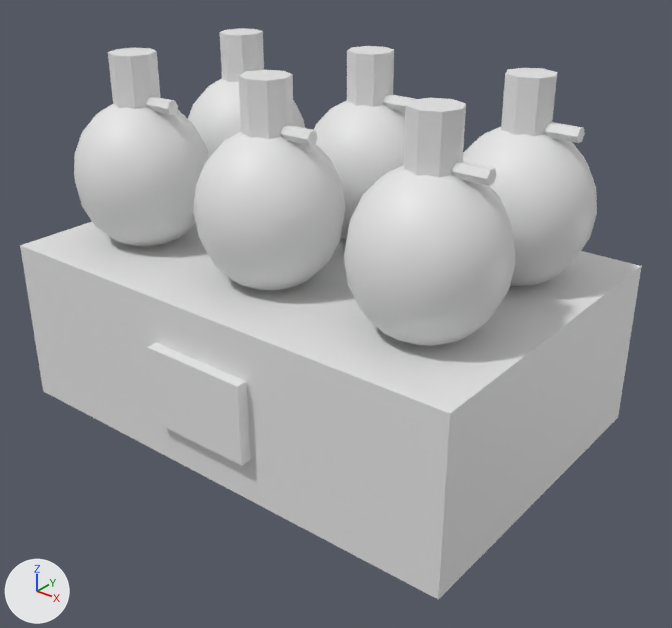
Before and after pictures for a commit that changed the glTF model godot/assets3d/props/jug_stack.glb.
One viewpoint serves both versions: a 50 mm camera at (0.955, -1.157, 0.914) aimed at (0.051, -0.027, 0.213). The lights are fixed; the arrows at lower left show +X, +Y and +Z. The older version comes first. Vertices at exactly the same position are counted once.

The first picture shows 'ob'.
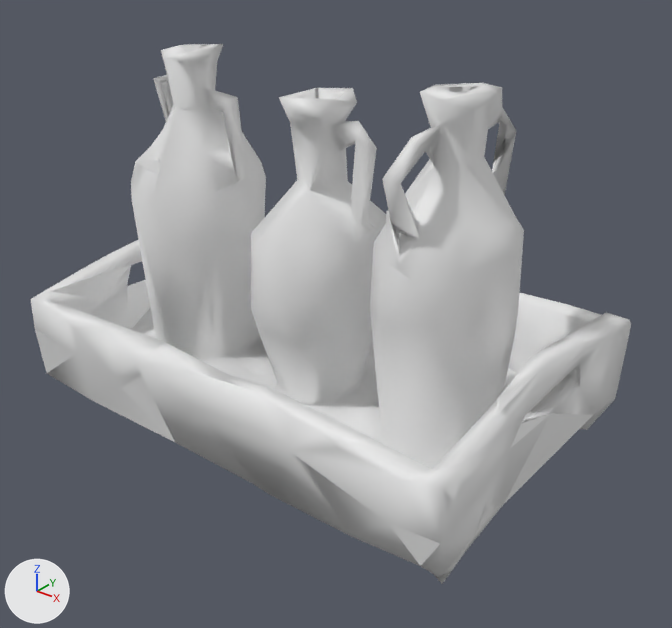
Changed parts and their boxes [x1, y1, x2, y2] in the pictures (672 x 628 px):
'ob', reshaped: before [20, 28, 642, 600]; after [31, 44, 631, 584]
part 1 of me_me_617, rebuilt: before [20, 222, 642, 600]; after [31, 44, 631, 584]
part 2 of me_me_617, deleted: before [74, 28, 597, 466]
part 3 of me_me_617, deleted: before [404, 98, 466, 178]

Patch to the scene script:
```diff
--- a/godot/assets3d/props/jug_stack.glb.py
+++ b/godot/assets3d/props/jug_stack.glb.py
@@ me_me_617 @@
 # used by ob_ob; location = (0.0, 0.0, 0.0)
-me_me_617.from_pydata(...)  # 1060 vertices, 2040 faces; spans x -0.45..0.45, y -0.32..0.3, z 0.0..0.63
+me_me_617.from_pydata(...)  # 500 vertices, 1060 faces; spans x -0.45..0.45, y -0.31..0.31, z 0.0..0.63
+# me_me_617 part 1: the loose piece of 8 vertices spanning x -0.45..0.45, y -0.3..0.3, z 0.0..0.3 is rebuilt with 500 vertices and now spans x -0.45..0.45, y -0.31..0.31, z 0.0..0.63
+# me_me_617 part 2: 18 loose pieces with 1036 vertices, spanning x -0.42..0.42, y -0.32..0.25, z 0.08..0.63, are deleted
+# me_me_617 part 3
+# 16 vertices are removed from x 0.26..0.34, y -0.17..-0.09, z 0.53..0.63
+# 28 faces are deleted
```
